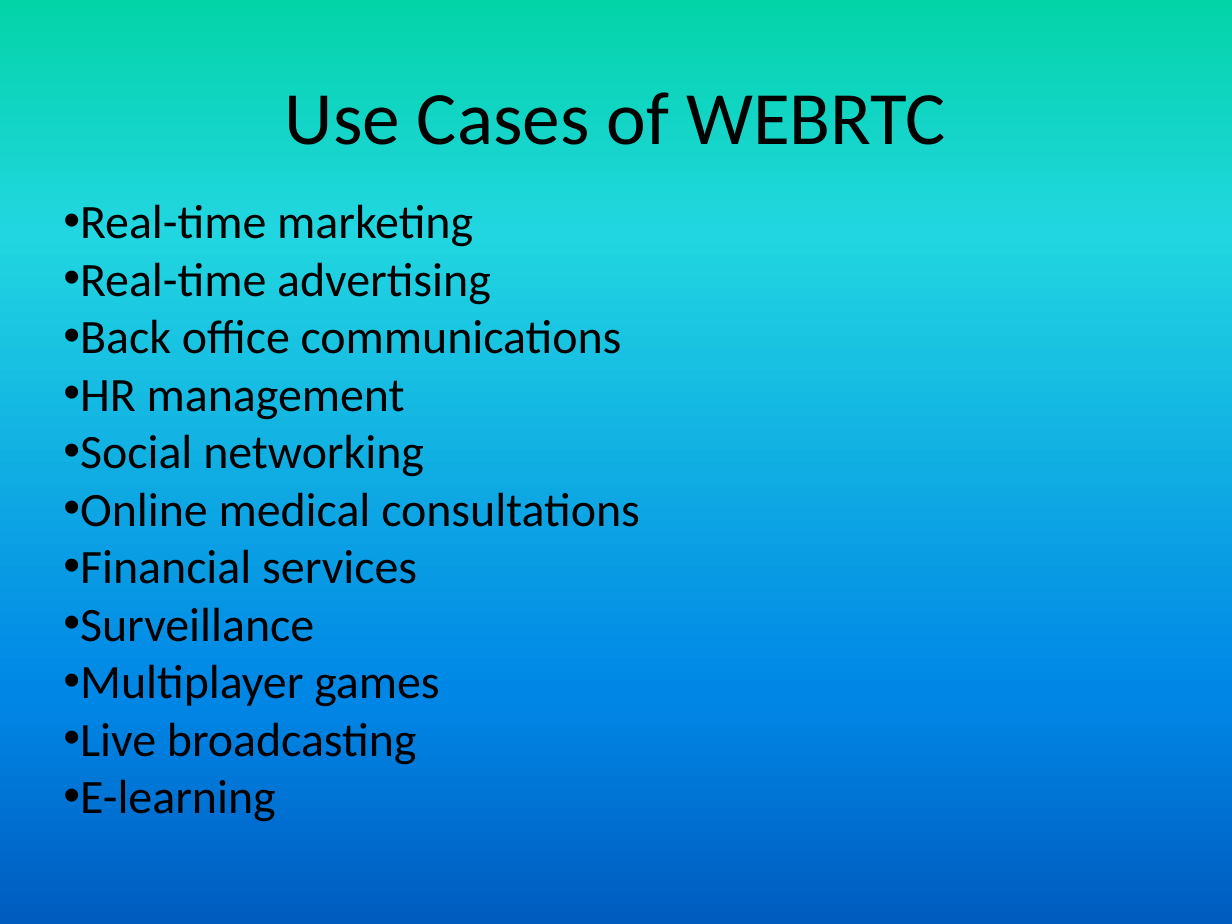
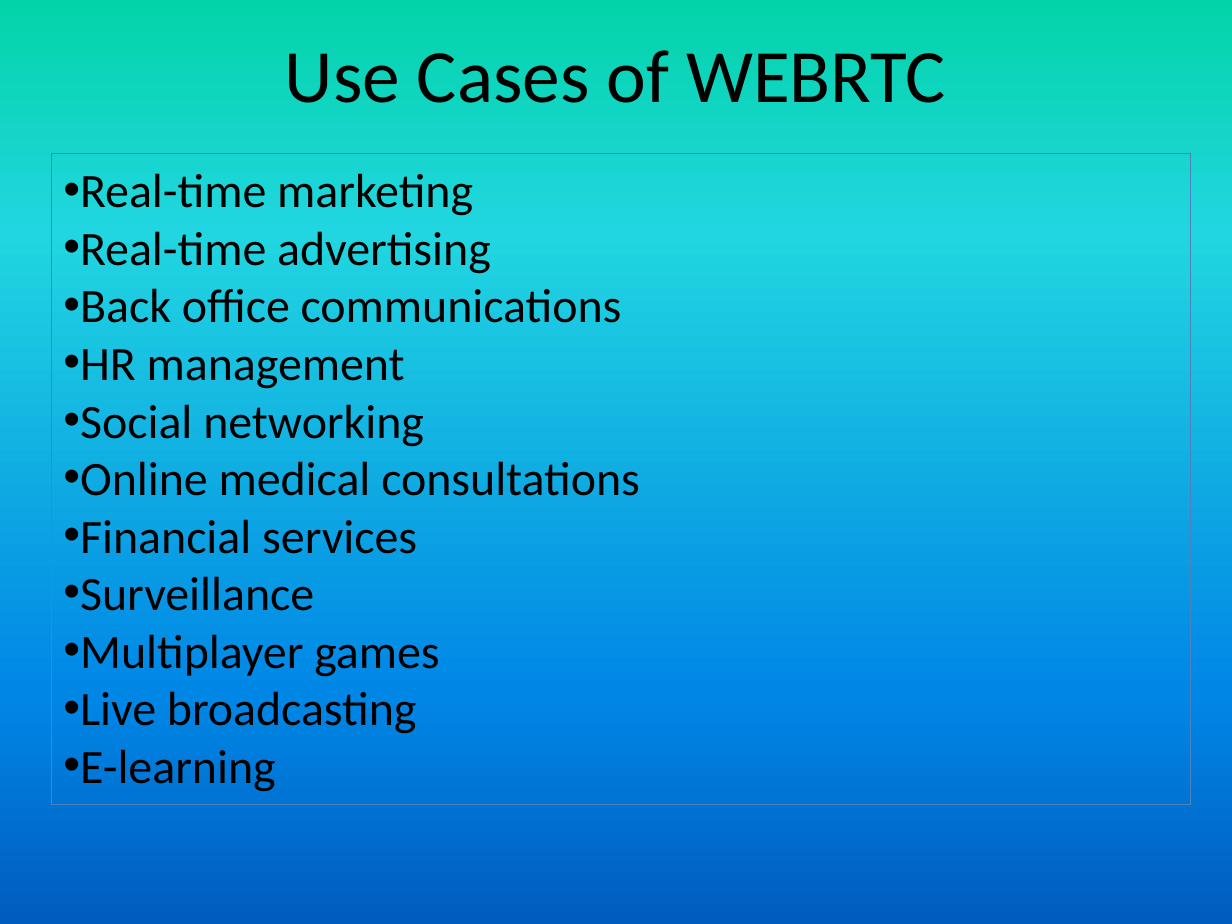
Before and after one commit to girishsukukumar/RTOS, a slide deck: slide 17 of RTOS-11 Real Time communication-3.pptx. Drawn at 1232x924 pixels with LibreOffice and Linux fonts; fonts in the diff are those of the drawing. Boxes give left, top, right and bottom in pixels: in the first picture for what was removed or moved away, otherwise in the second. Text is boxed around its words. In the diff, an @@ line names an element or a change of style, - is before the commit and + after.

```diff
--- a/RTOS-11 Real Time communication-3.pptx
+++ b/RTOS-11 Real Time communication-3.pptx
@@ title "Use Cases of WEBRTC": place and size @@
-title "Use Cases of WEBRTC" at <box>285,92,946,145</box>
+title "Use Cases of WEBRTC" at <box>285,50,946,103</box>
@@ rectangle "Real-time marketing": place and size @@
-rectangle "Real-time marketing" at <box>80,204,640,822</box>
+rectangle "Real-time marketing" at <box>52,154,1191,804</box>
@@ rectangle "Real-time marketing" at <box>52,154,1191,804</box>: outline none to #4F81BD 0.75 pt @@
```
Also in this commit, not shown: 3 slides added.
